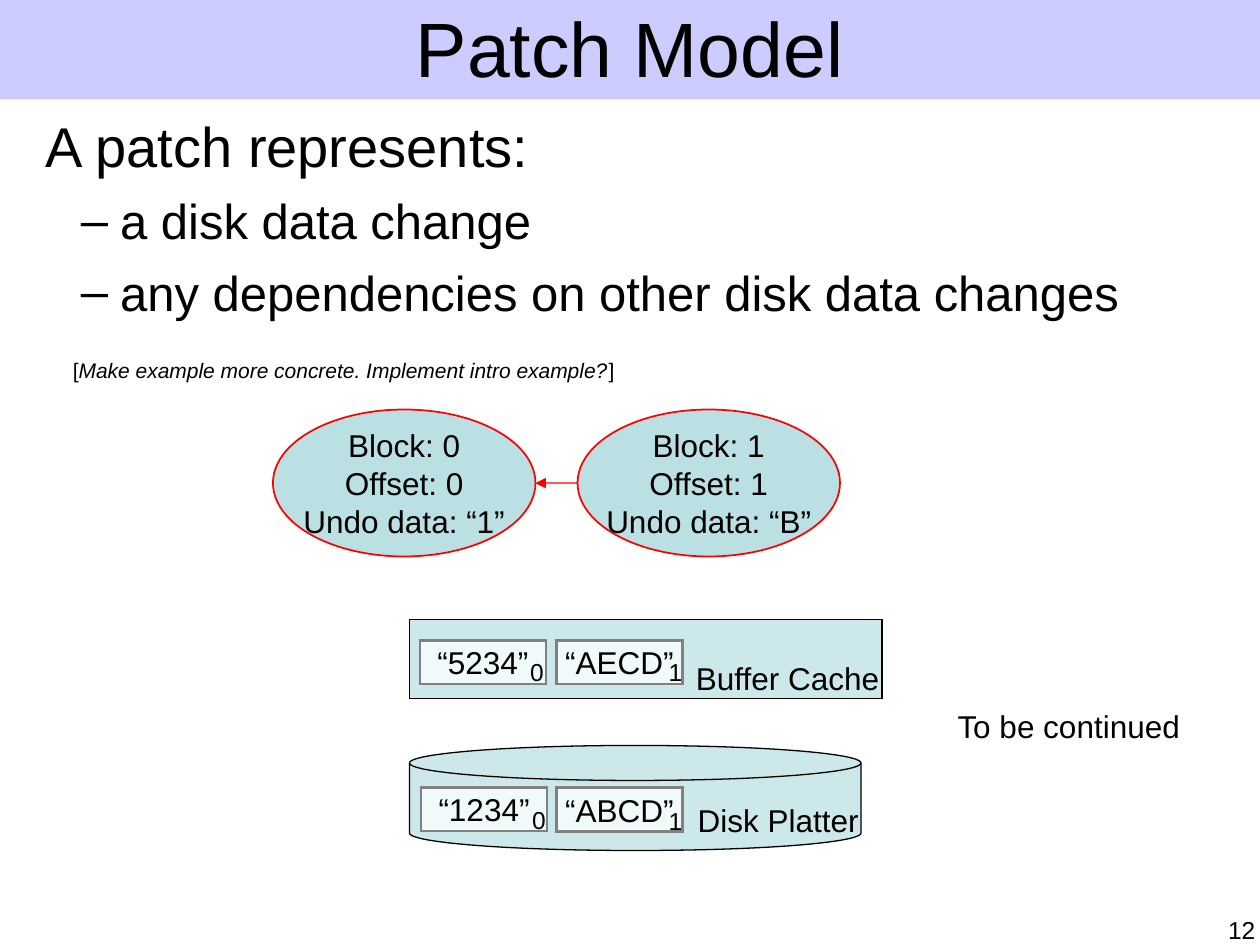
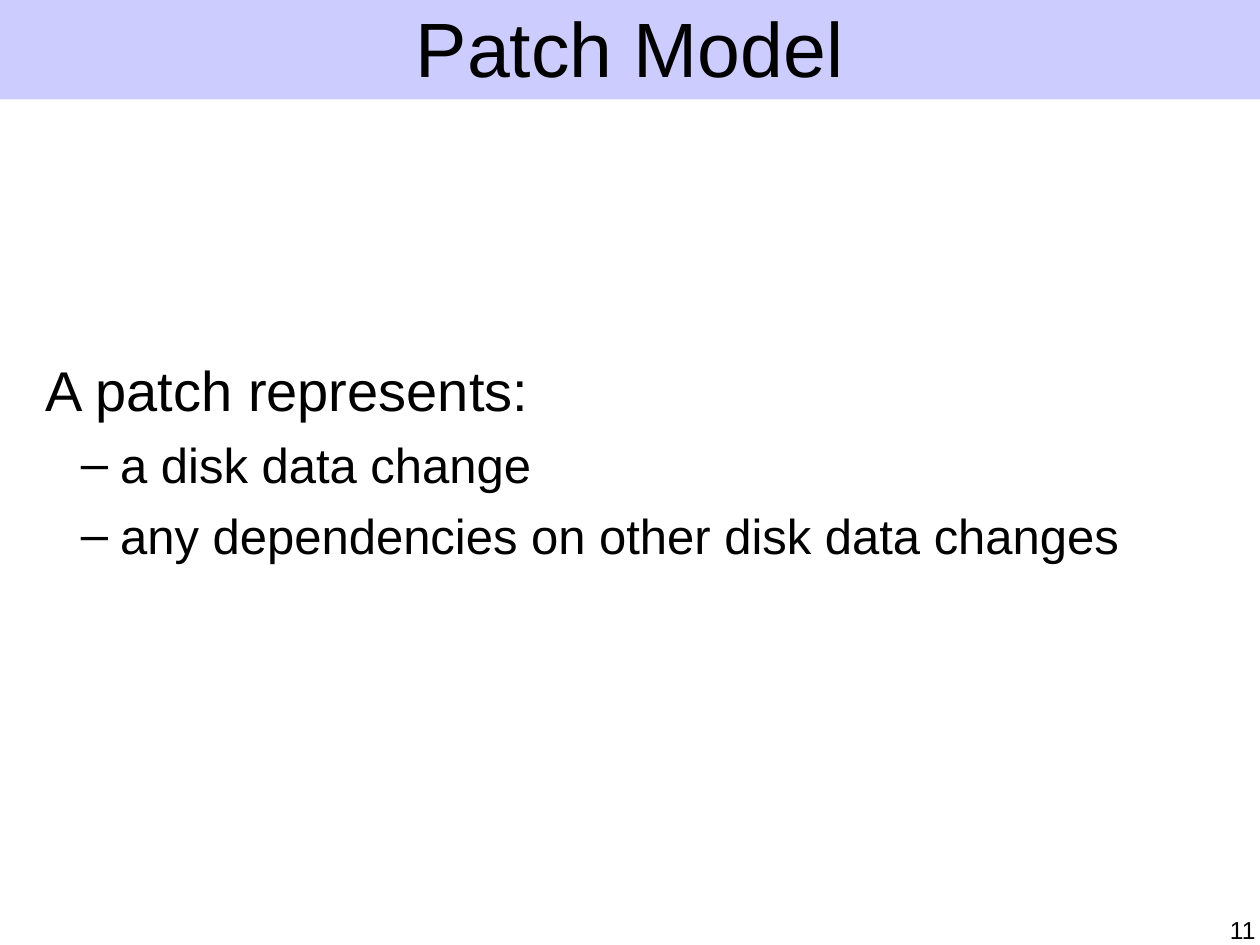
Before and after one commit to ucla-readable/fstitch-doc, a slide deck: slide 11 of sosp/pres.ppt (slide 12 before the commit). Drawn at 1260x945 pixels with LibreOffice and Linux fonts; fonts in the diff are those of the drawing. Boxes give left, top, right and bottom in pixels: in the first picture for what was removed or moved away, otherwise in the second. Text is boxed around its words. In the diff, an @@ line names an element or a change of style, - is before the commit and + after.

Commit message:
Improve motivation and patch model.

```diff
--- a/sosp/pres.ppt
+++ b/sosp/pres.ppt
@@ text "A patch represents:": place and size @@
-text "A patch represents:" at [46,126,1119,321]
+text "A patch represents:" at [46,370,1119,564]
@@ text removed at [73,362,615,382] @@
-[Make example more concrete. Implement intro example?]
@@ ellipse removed at [273,410,536,557] @@
-Block: 0
-Offset: 0
-Undo data: “1”
@@ ellipse removed at [577,410,839,557] @@
-Block: 1
-Offset: 1
-Undo data: “B”
@@ arrow removed from (577, 483) to (536, 483) @@
@@ rectangle removed at [410,620,882,699] @@
@@ rectangle removed at [420,640,546,684] @@
-“5234”
@@ rectangle removed at [557,640,683,684] @@
-“AECD”
@@ text removed at [530,664,544,685] @@
-0
@@ text removed at [669,662,683,685] @@
-1
@@ text removed at [696,667,879,691] @@
-Buffer Cache
@@ text removed at [958,715,1180,739] @@
-To be continued
@@ cylinder removed at [410,746,861,850] @@
@@ rectangle removed at [421,788,547,832] @@
-“1234”
@@ rectangle removed at [557,788,683,832] @@
-“ABCD”
@@ text removed at [698,809,859,838] @@
-Disk Platter
@@ text removed at [532,812,546,832] @@
-0
@@ text removed at [669,810,683,833] @@
-1
@@ page number at [1230,922,1255,939]: text changed @@
-12
+11
```
Also in this commit, not shown: 10 other slides changed, 1 slide removed.
